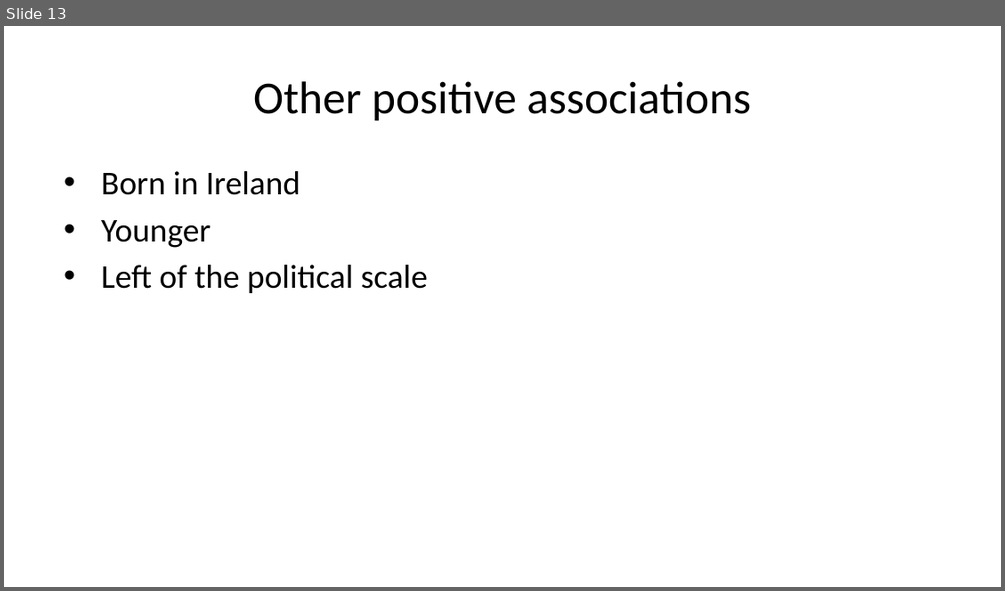
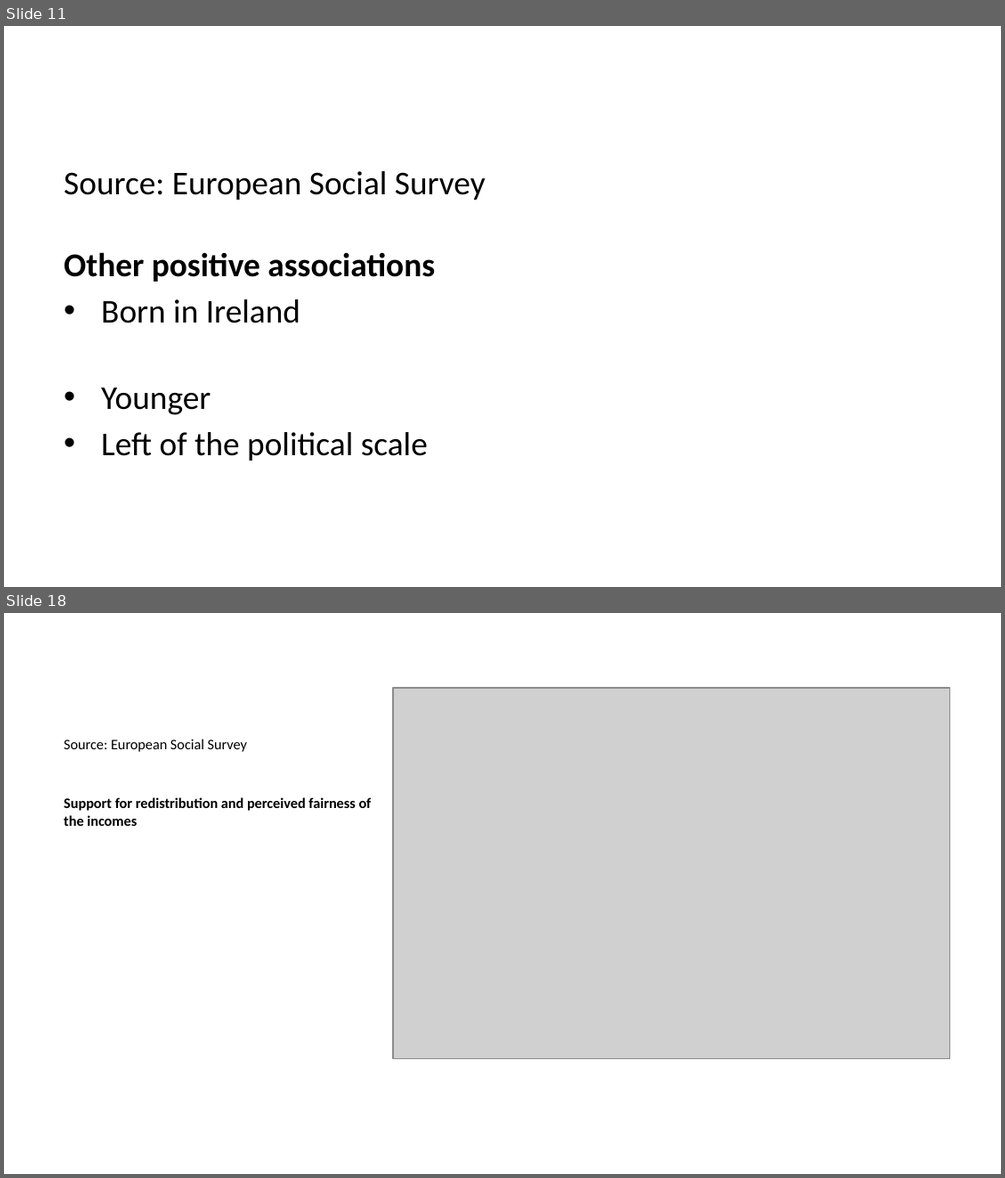
Before and after one commit to danielcapistrano/cfi_redistribution, a slide deck: docs/presentation.pptx. Shown one above the other, each under a label of ours: slide 13 before the commit, slides 11 and 18 after it; the slides between them are not shown. The pictures are 1005x591 and 1005x1178 pixels, drawn with LibreOffice and Linux fonts; fonts in the diff are those of the drawing; grey boxes stand for pictures. Boxes give left, top, right and bottom in pixels: in the first picture for what was removed or moved away, otherwise in the second. Text is boxed around its words. In the diff, an @@ line names an element or a change of style, - is before the commit and + after.

```diff
--- a/docs/presentation.pptx
+++ b/docs/presentation.pptx
@@ slide 18 added at (x1=4, y1=613, x2=1001, y2=1174), background #FFFFFF @@
@@ picture added at (x1=393, y1=688, x2=949, y2=1059) @@
@@ text added at (x1=64, y1=738, x2=372, y2=826), 10.5 pt, text #000000, bold @@
+Source: European Social Survey
+Support for redistribution and perceived fairness of the incomes
@@ what was slide 13 is now slide 11 @@
@@ slide 11 changed as well @@
@@ title removed at (x1=253, y1=81, x2=751, y2=121) @@
-Other positive associations
@@ text at (x1=64, y1=171, x2=485, y2=281): paragraphs added @@
+Source: European Social Survey
+Other positive associations
```
Also in this commit, not shown: 13 other slides changed, 13 other slides added, 11 slides removed, 41 other files.
